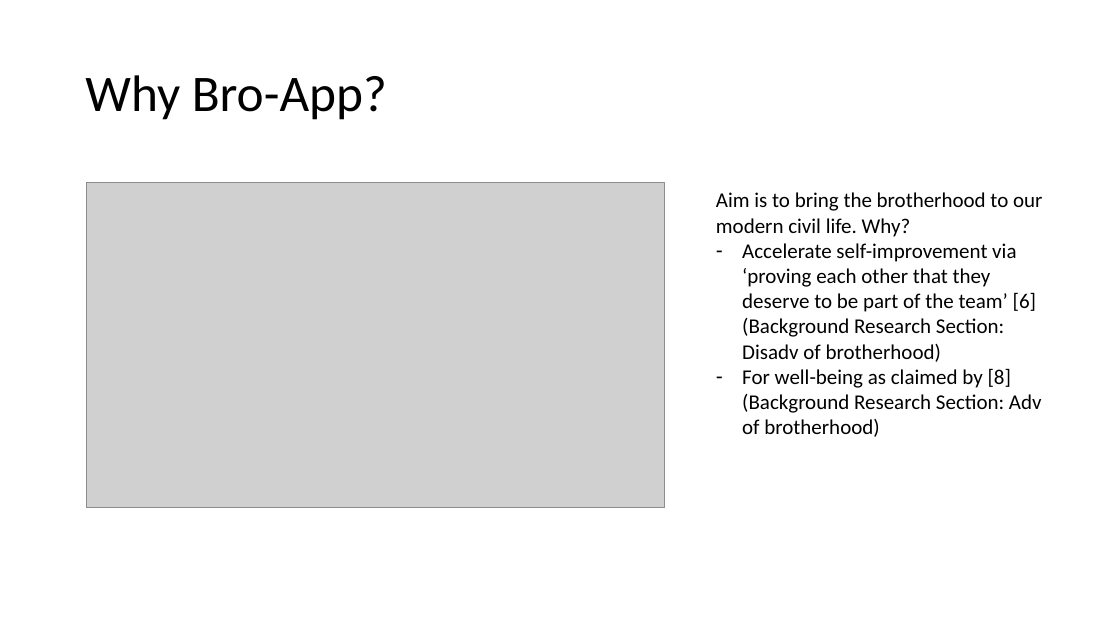
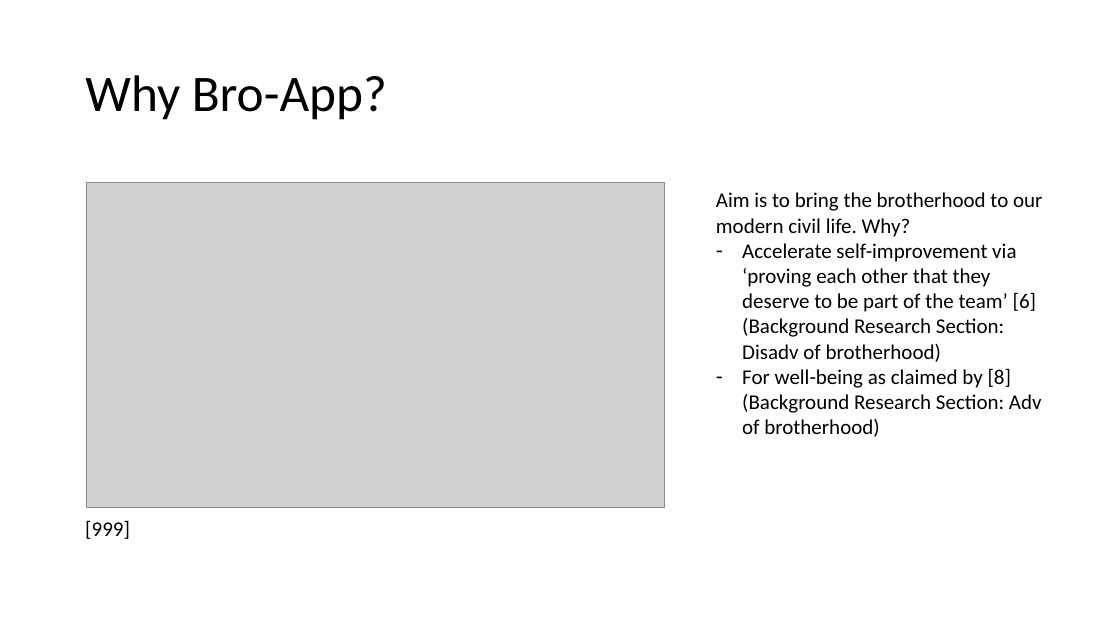
Before and after one commit to AjayaRai/bro-online, a slide deck: slide 4 of Challenge Week/Challenge Week Presentation.pptx. Drawn at 1120x630 pixels with LibreOffice and Linux fonts; fonts in the diff are those of the drawing; grey boxes stand for pictures. Boxes give left, top, right and bottom in pixels: in the first picture for what was removed or moved away, otherwise in the second. Text is boxed around its words. In the diff, an @@ line names an element or a change of style, - is before the commit and + after.

```diff
--- a/Challenge Week/Challenge Week Presentation.pptx
+++ b/Challenge Week/Challenge Week Presentation.pptx
@@ text added at (x1=85, y1=520, x2=130, y2=539), 18 pt, text #000000 @@
+[999]
```
Also in this commit, not shown: 1 other slide changed, 2 slides added, 6 other files.
